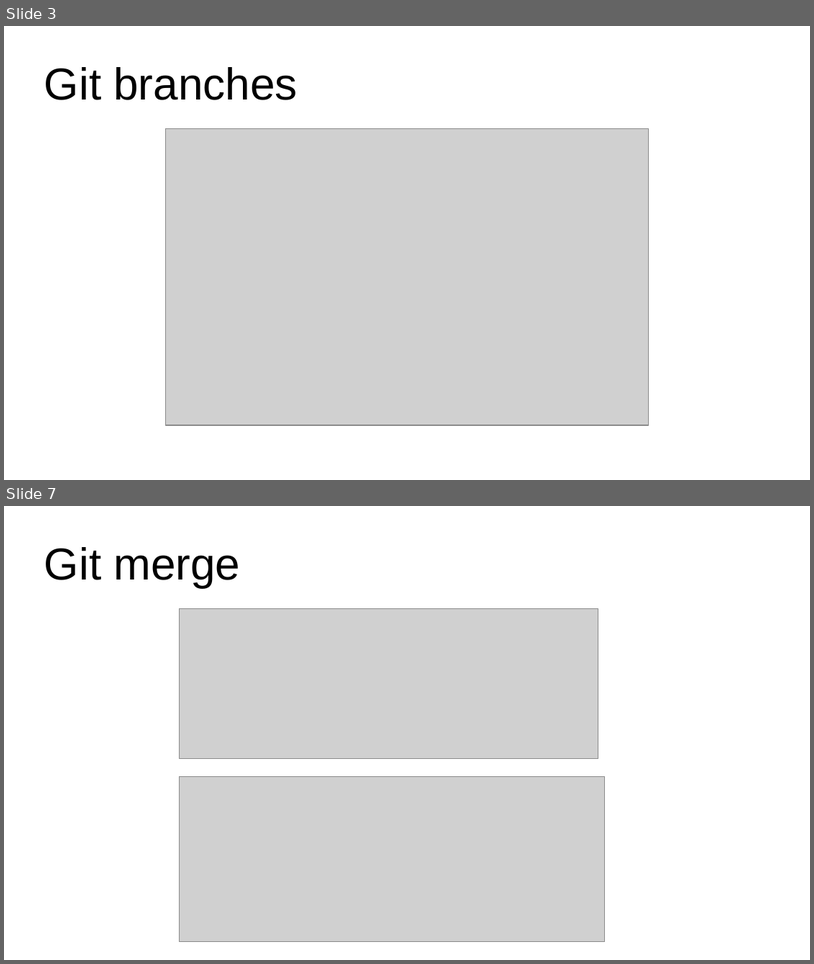
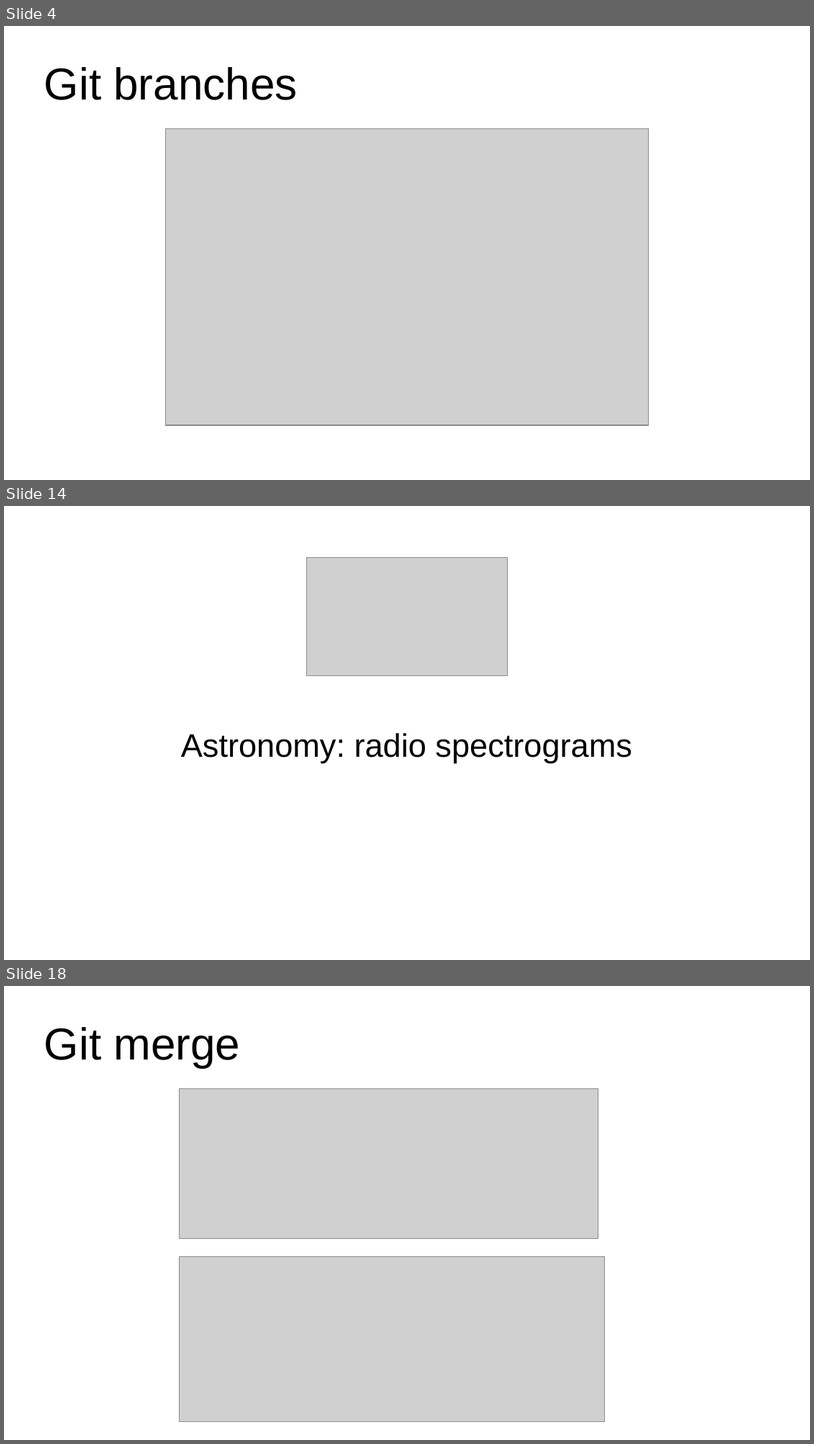
Before and after one commit to DzygaSkoryk/astronomy_python, a slide deck: Git_slides.odp. Shown one above the other, each under a label of ours: slides 3 and 7 before the commit, slides 4, 14 and 18 after it; the slides between them are not shown. The pictures are 814x964 and 814x1444 pixels, drawn with LibreOffice and Linux fonts; fonts in the diff are those of the drawing; grey boxes stand for pictures. Boxes give left, top, right and bottom in pixels: in the first picture for what was removed or moved away, otherwise in the second. Text is boxed around its words. In the diff, an @@ line names an element or a change of style, - is before the commit and + after.

```diff
--- a/Git_slides.odp
+++ b/Git_slides.odp
@@ slide 14 added at [4, 506, 810, 960], background #FFFFFF @@
@@ picture added at [307, 557, 508, 676] @@
@@ subtitle added at [181, 733, 632, 762], 32 pt, text #000000 @@
+Astronomy: radio spectrograms
@@ what was slide 3 is now slide 4 @@
@@ what was slide 7 is now slide 18 @@
```
Also in this commit, not shown: 3 slides changed, 12 other slides added, 1 slide removed, 4 other files.
